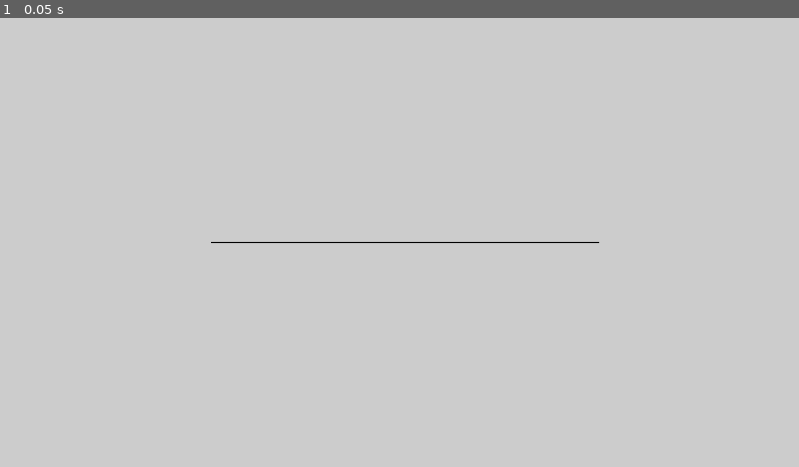
Above: before the commit, frame 1.
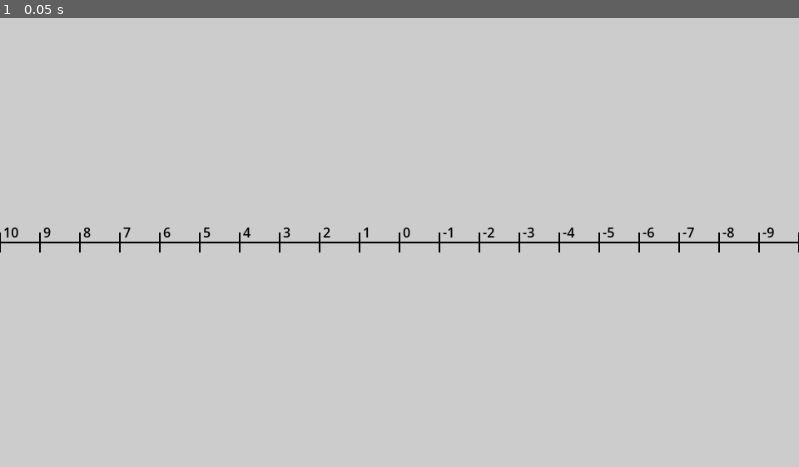
Above: after the commit, the same moment.

Repository: KP913/GeoDes-Editor
Game: Godot game, scene res://main.tscn
Same seed, same stepped clock (60 frames per second), same inputs: the game is played once before the commit and once after it. The engine's default icon, where the game draws it, is replaced by a stand-in: a white triangle on a blue panel in a dark square.
Inputs:
- Up to frame 1 (0.05 s): no input

The runs differ from the first frame. In frame 1, 1.1% of the frame differs, in the area x 0-100%, y 46-53%.

Commit message:
Linhas do x e panning

Diff:
--- /dev/null
+++ b/camera.gd
@@ -0,0 +1,15 @@
+extends Camera2D
+
+var is_panning = false
+
+func _input(event: InputEvent) -> void:
+
+	if event is InputEventMouseButton:
+		if event.pressed && event.button_index == MOUSE_BUTTON_LEFT:
+			is_panning = true
+		if !event.pressed && event.button_index == MOUSE_BUTTON_LEFT:
+			is_panning = false
+
+	if is_panning && event is InputEventMouseMotion:
+		var vector = event.relative
+		position -= vector
--- /dev/null
+++ b/eixo_x_linha.tscn
@@ -0,0 +1,14 @@
+[gd_scene format=3 uid="uid://cgn5rs88jcfvu"]
+
+[node name="EixoXLinha" type="Line2D" unique_id=763052029]
+points = PackedVector2Array(0, -12, 0, 12)
+width = 2.0
+default_color = Color(0, 0, 0, 1)
+
+[node name="Label" type="Label" parent="." unique_id=1440869033]
+modulate = Color(0, 0, 0, 1)
+offset_left = 4.0
+offset_top = -24.0
+offset_right = 14.0
+offset_bottom = -1.0
+text = "0"
--- a/main.gd
+++ b/main.gd
@@ -3,9 +3,18 @@
 
 # Called when the node enters the scene tree for the first time.
 func _ready() -> void:
-	pass # Replace with function body.
+	var linhas := range(-100,101)
 
+	for pos in linhas:
+		var linha = preload("res://eixo_x_linha.tscn").instantiate()
+		linha.position.x = pos*-48
+		linha.get_node("Label").text = str(pos)
+
+		$EixoXLinhas.add_child(linha)
 
 # Called every frame. 'delta' is the elapsed time since the previous frame.
 func _process(delta: float) -> void:
 	pass
+
+func _input(event: InputEvent) -> void:
+	pass
--- a/main.tscn
+++ b/main.tscn
@@ -2,12 +2,13 @@
 
 [ext_resource type="Script" uid="uid://00ch8la2k767" path="res://main.gd" id="1_0xm2m"]
 [ext_resource type="Texture2D" uid="uid://bwuqydcirispy" path="res://icon.svg" id="1_ig7tw"]
+[ext_resource type="Script" uid="uid://cjync045ce8j2" path="res://camera.gd" id="3_h2yge"]
 
 [node name="Main" type="Node2D" unique_id=2109689240]
 script = ExtResource("1_0xm2m")
 
 [node name="EixoX" type="Line2D" parent="." unique_id=2145659865]
-points = PackedVector2Array(-272, 0, 288, 0)
+points = PackedVector2Array(-2952, 0, 1472, 0)
 width = 2.0
 default_color = Color(0, 0, 0, 1)
 
@@ -16,4 +17,7 @@
 scale = Vector2(0.25, 0.25)
 texture = ExtResource("1_ig7tw")
 
-[node name="Camera2D" type="Camera2D" parent="." unique_id=721319511]
+[node name="Camera" type="Camera2D" parent="." unique_id=721319511]
+script = ExtResource("3_h2yge")
+
+[node name="EixoXLinhas" type="Node2D" parent="." unique_id=1188559432]
--- a/project.godot
+++ b/project.godot
@@ -15,6 +15,11 @@
 config/features=PackedStringArray("4.6", "Mobile")
 config/icon="res://icon.svg"
 
+[display]
+
+window/size/viewport_width=960
+window/size/viewport_height=540
+
 [physics]
 
 3d/physics_engine="Jolt Physics"
Not shown, added: camera.gd.uid
